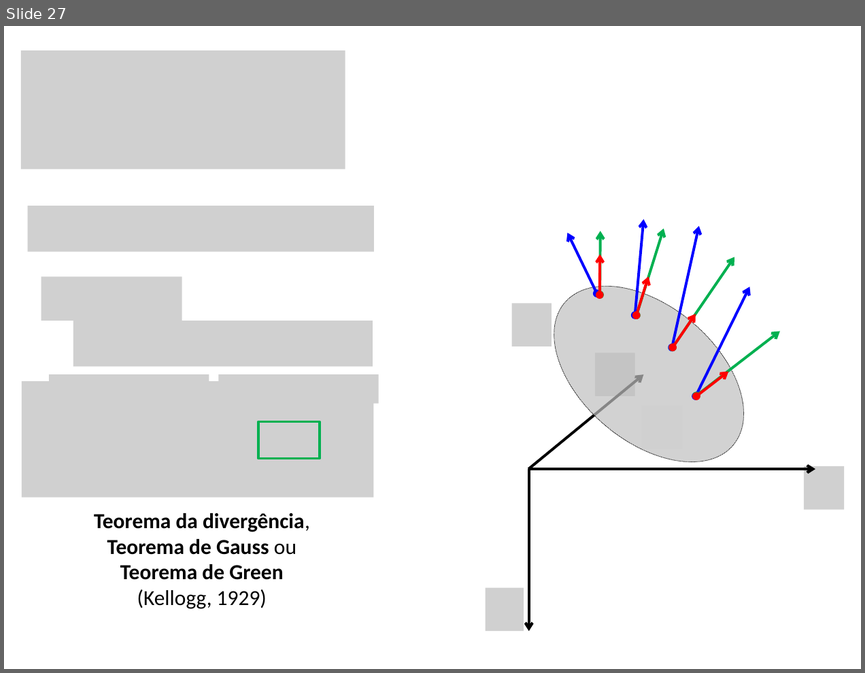
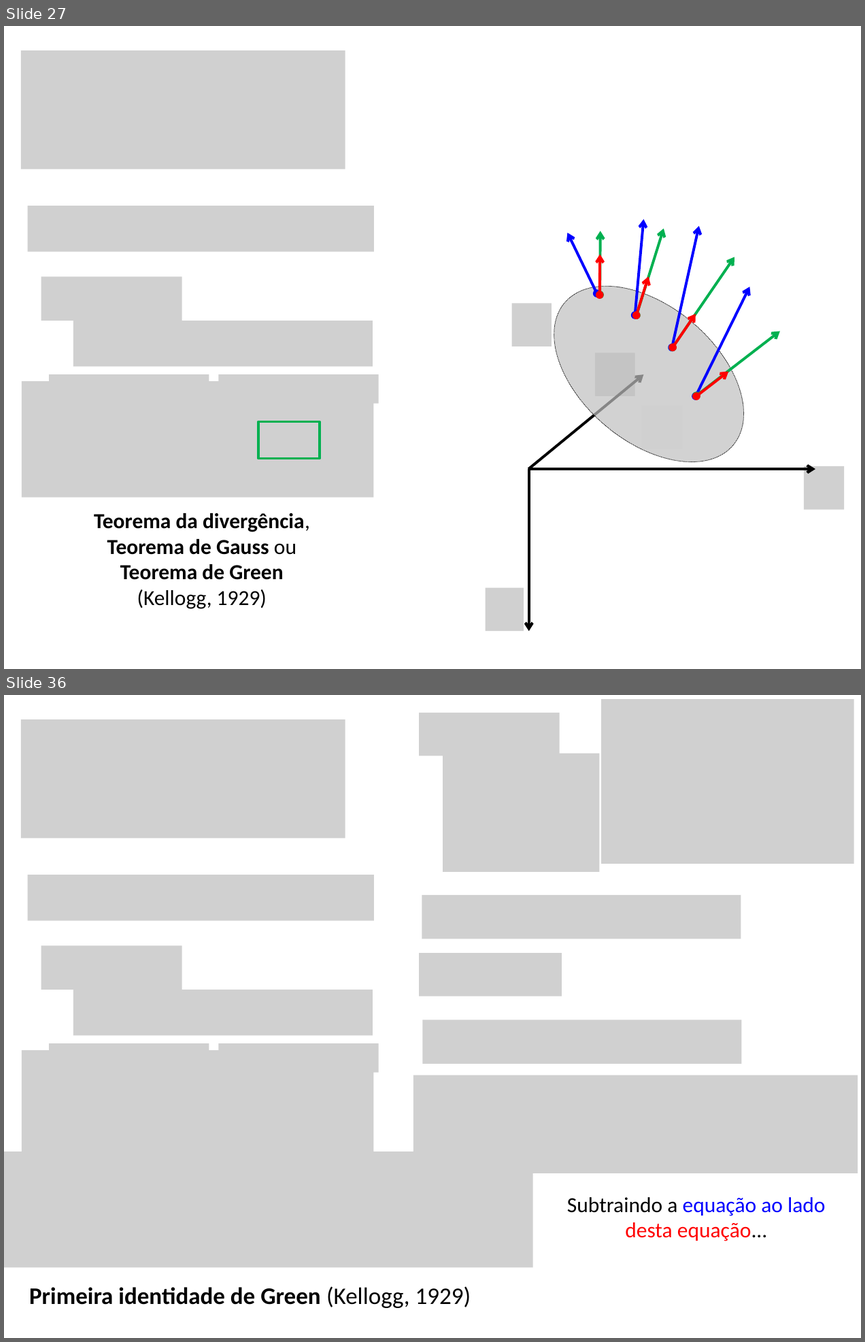
Before and after one commit to pinga-lab/CE-VII-SimBGf-2016, a slide deck: slides/7_integral_continuacao.pptx. Shown one above the other, each under a label of ours: slide 27 before the commit, slides 27 and 36 after it; the slides between them are not shown. The pictures are 865x673 and 865x1342 pixels, drawn with LibreOffice and Linux fonts; fonts in the diff are those of the drawing; grey boxes stand for pictures. Boxes give left, top, right and bottom in pixels: in the first picture for what was removed or moved away, otherwise in the second. Text is boxed around its words. In the diff, an @@ line names an element or a change of style, - is before the commit and + after.

Commit message:
comeco da definicao da terceira identidade de Green

```diff
--- a/slides/7_integral_continuacao.pptx
+++ b/slides/7_integral_continuacao.pptx
@@ slide 36 added at (4, 695, 861, 1338), background #FFFFFF @@
@@ picture added at (419, 713, 559, 756) @@
@@ picture added at (601, 699, 854, 864) @@
@@ picture added at (21, 720, 345, 838) @@
@@ picture added at (443, 753, 600, 872) @@
@@ picture added at (28, 875, 374, 921) @@
@@ picture added at (422, 895, 741, 938) @@
@@ picture added at (41, 945, 181, 989) @@
@@ picture added at (419, 953, 561, 996) @@
@@ picture added at (73, 989, 373, 1036) @@
@@ picture added at (422, 1020, 741, 1064) @@
@@ picture added at (22, 1050, 374, 1166) @@
@@ picture added at (50, 1043, 209, 1072) @@
@@ picture added at (218, 1043, 379, 1072) @@
@@ picture added at (413, 1074, 857, 1173) @@
@@ picture added at (4, 1151, 532, 1266) @@
@@ text added at (567, 1197, 825, 1241), 18 pt, text #000000 @@
+Subtraindo a equação ao lado desta equação...
@@ text added at (29, 1286, 471, 1308), 20 pt, text #000000, bold @@
+Primeira identidade de Green (Kellogg, 1929)
```
Also in this commit, not shown: 8 slides changed, 12 other slides added.
